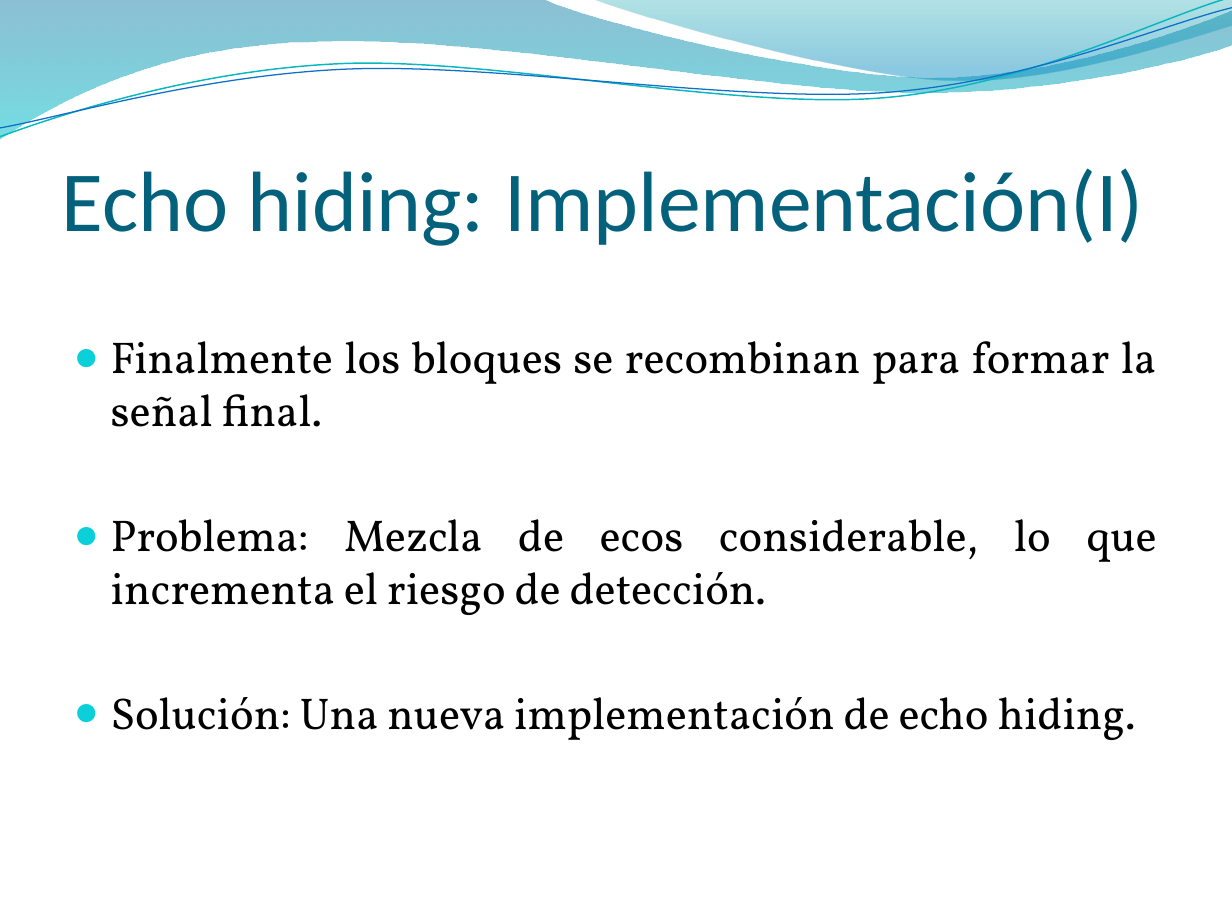
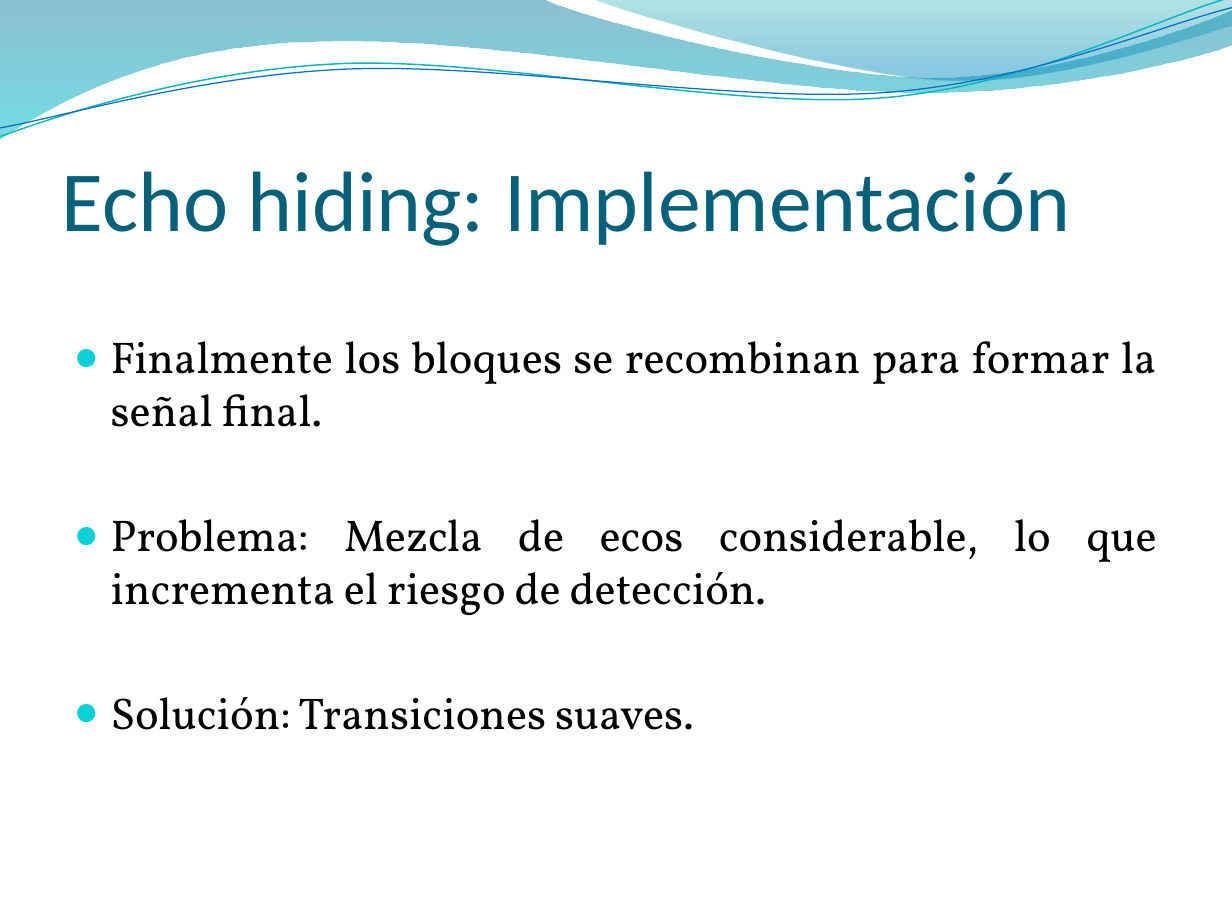
Before and after one commit to pasruiben/esteganografia-criptografia, a slide deck: slide 47 of doc/Ocultar datos en archivos de sonido.pptx. Drawn at 1232x924 pixels with LibreOffice and Linux fonts; fonts in the diff are those of the drawing; background and template pictures are left out. Boxes give left, top, right and bottom in pixels: in the first picture for what was removed or moved away, otherwise in the second. Text is boxed around its words. In the diff, an @@ line names an element or a change of style, - is before the commit and + after.

```diff
--- a/doc/Ocultar datos en archivos de sonido.pptx
+++ b/doc/Ocultar datos en archivos de sonido.pptx
@@ title at (62,171,1070,246): text changed @@
-Echo hiding: Implementación(I)
+Echo hiding: Implementación
@@ text at (111,697,694,730): text changed @@
-● Solución: Una nueva implementación de echo hiding.
+● Solución: Transiciones suaves.
```
Also in this commit, not shown: 1 other slide changed, 2 slides added, 4 slides removed.
